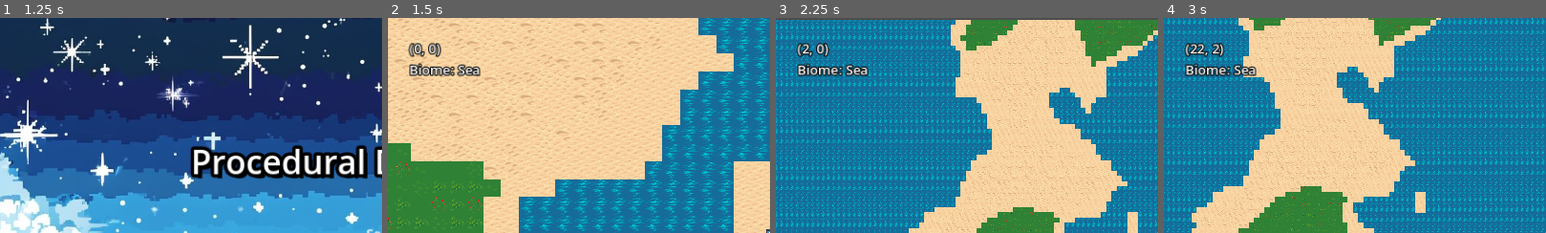
Above: before the commit, frames 1-4 (left to right).
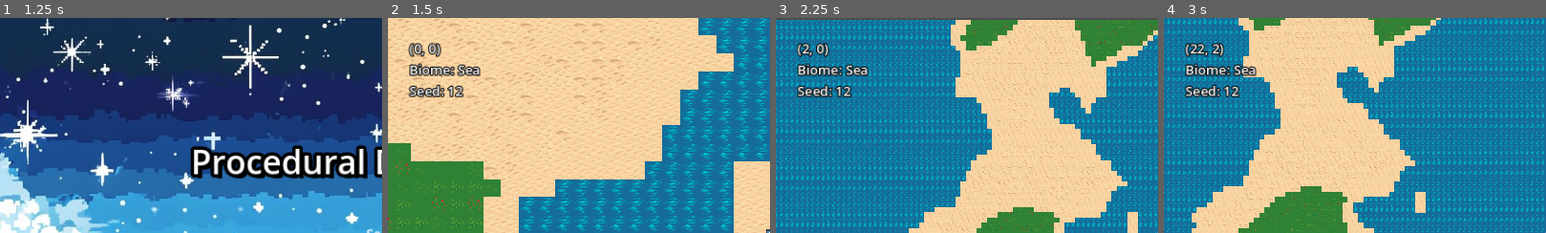
Above: after the commit, the same moments.

Repository: Devendra255/Procgen_game
Game: Godot game, scene res://Scenes/main_ui.tscn
Same seed, same stepped clock (60 frames per second), same inputs: the game is played once before the commit and once after it. The engine's default icon, where the game draws it, is replaced by a stand-in: a white triangle on a blue panel in a dark square.
Inputs (mouse positions are % of the whole screen's width and height, from its top left):
- Up to frame 1 (1.25 s): click (50, 55) at 0.52 s; type "12" at 0.6 s
- Up to frame 2 (1.5 s): click "Create New World" at 1.25 s
- Up to frame 3 (2.25 s): tap Enter at 2 s; hold Right (ui_right) from 2.03 s (still down); hold E (E) from 2.03 s (still down)
- Up to frame 4 (3 s): release Right (ui_right) at 2.78 s; release E (E) at 2.78 s; hold Down (ui_down) from 2.78 s (still down); tap Q (Q) at 2.85 s
The pictures show only the part of the screen within x 0-50%, y 0-50%; the shares and areas given below are measured in that part.

Frame 1 is identical in both runs. In frame 2, 0.6% of the frame differs, in the area x 5-20%, y 30-37%; in frame 3, 0.6%; in frame 4, 0.6%.

Commit message:
showes seed

Diff:
--- a/Scenes/generator.tscn
+++ b/Scenes/generator.tscn
@@ -770,3 +770,12 @@
 theme_override_constants/outline_size = 6
 theme_override_font_sizes/font_size = 20
 text = "14313"
+
+[node name="Label3" type="Label" parent="CanvasLayer/Control/MarginContainer/VBoxContainer"]
+layout_mode = 2
+size_flags_horizontal = 0
+size_flags_vertical = 0
+theme_override_colors/font_outline_color = Color(0, 0, 0, 1)
+theme_override_constants/outline_size = 6
+theme_override_font_sizes/font_size = 20
+text = "14313"
--- a/Scripts/Generator.gd
+++ b/Scripts/Generator.gd
@@ -9,6 +9,7 @@
 @onready var camera_2d: Camera2D = $Player/Camera2D
 @onready var label: Label = $CanvasLayer/Control/MarginContainer/VBoxContainer/Label
 @onready var label_2: Label = $CanvasLayer/Control/MarginContainer/VBoxContainer/Label2
+@onready var label_3: Label = $CanvasLayer/Control/MarginContainer/VBoxContainer/Label3
 
 var tiles := {
 	"Sea": [0, [Vector2i(27, 5)]],
@@ -42,7 +43,8 @@
 	Generating()
 	player_tile_pos = tile_map.local_to_map(player.position)
 	label.text = str(player_tile_pos)
-	label_2.text = "Biome: "+ biome.get_biomes(player_tile_pos)
+	label_2.text = "Biome: " + biome.get_biomes(player_tile_pos)
+	label_3.text = "Seed: " + str(world_seed)
 
 
 func cam_zoom():
